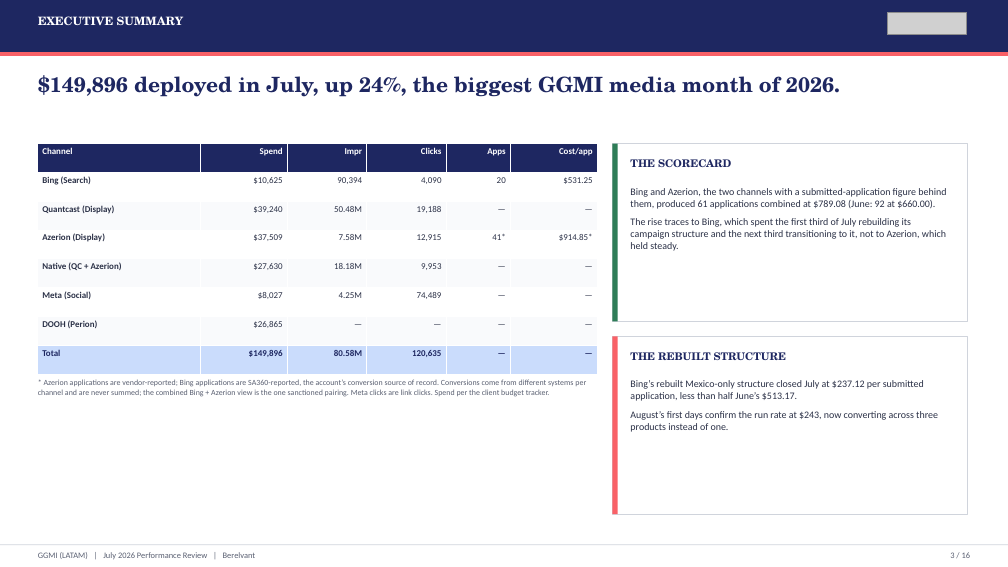
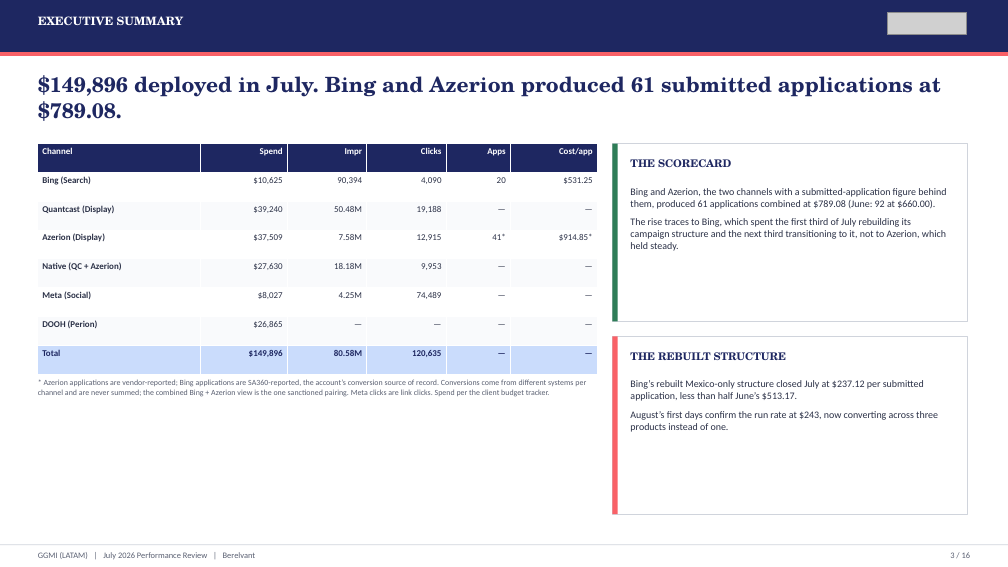
Before and after one commit to hablapro/brlvnt-reporting-hub, a slide deck: slide 3 of reports/forex/ggmi/2026-07/output/GGMI_LATAM_July_2026_Performance_Review.pptx. Drawn at 1008x567 pixels with LibreOffice and Linux fonts; fonts in the diff are those of the drawing; grey boxes stand for pictures. Boxes give left, top, right and bottom in pixels: in the first picture for what was removed or moved away, otherwise in the second. Text is boxed around its words. In the diff, an @@ line names an element or a change of style, - is before the commit and + after.

```diff
--- a/reports/forex/ggmi/2026-07/output/GGMI_LATAM_July_2026_Performance_Review.pptx
+++ b/reports/forex/ggmi/2026-07/output/GGMI_LATAM_July_2026_Performance_Review.pptx
@@ text at (38, 75, 941, 121): text changed @@
-$149,896 deployed in July, up 24%, the biggest GGMI media month of 2026.
+$149,896 deployed in July. Bing and Azerion produced 61 submitted applications at $789.08.
```
Also in this commit, not shown: 10 other slides changed, 3 other files.
